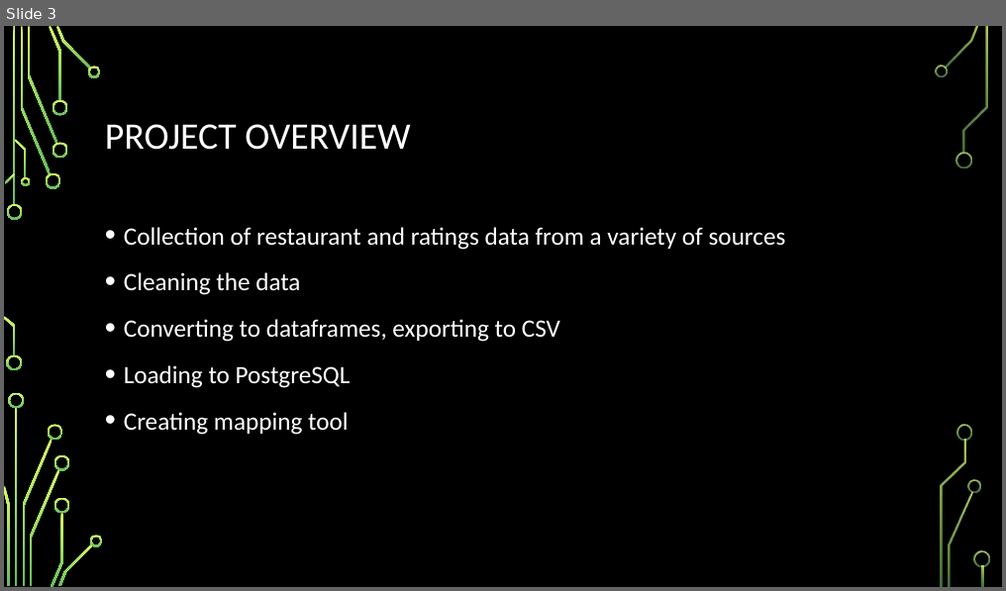
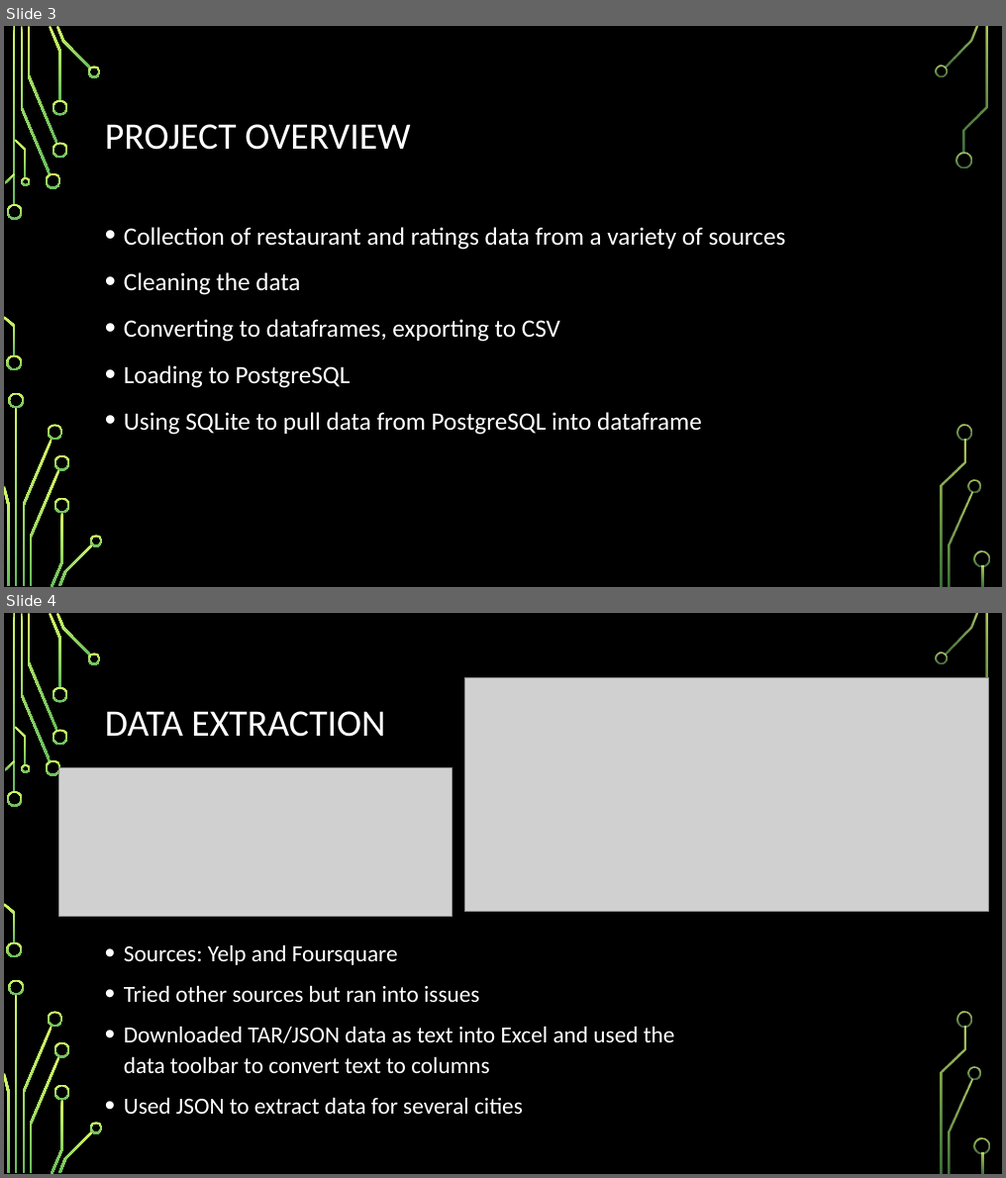
Before and after one commit to jclawson0602/Group_1_Project_3, a slide deck: Group 1 Project 3 DRAFT.pptx. Shown one above the other, each under a label of ours: slide 3 before the commit, slides 3 and 4 after it. The pictures are 1006x591 and 1006x1178 pixels, drawn with LibreOffice and Linux fonts; fonts in the diff are those of the drawing; grey boxes stand for pictures; background and template pictures are left out. Boxes give left, top, right and bottom in pixels: in the first picture for what was removed or moved away, otherwise in the second. Text is boxed around its words. In the diff, an @@ line names an element or a change of style, - is before the commit and + after.

```diff
--- a/Group 1 Project 3 DRAFT.pptx
+++ b/Group 1 Project 3 DRAFT.pptx
@@ slide 4 added at box(4, 613, 1002, 1174), background picture (left out); not listed: 35 template elements that a slide beside it also shows @@
@@ picture added at box(465, 678, 988, 912) @@
@@ title added at box(105, 711, 385, 737), 36 pt, text #FFFFFF @@
+DATA EXTRACTION
@@ picture added at box(58, 768, 451, 916) @@
@@ text added at box(124, 945, 675, 1114), 22.2 pt, text #FFFFFF @@
+• Sources: Yelp and Foursquare
+• Tried other sources but ran into issues
+• Downloaded TAR/JSON data as text into Excel and used the data toolbar to convert text to columns
+• Used JSON to extract data for several cities
@@ slide 3 changed as well @@
@@ text at box(124, 412, 702, 435): text changed @@
-• Creating mapping tool
+• Using SQLite to pull data from PostgreSQL into dataframe
```
Also in this commit, not shown: 4 other slides changed, 6 other slides added, 3 slides removed.
